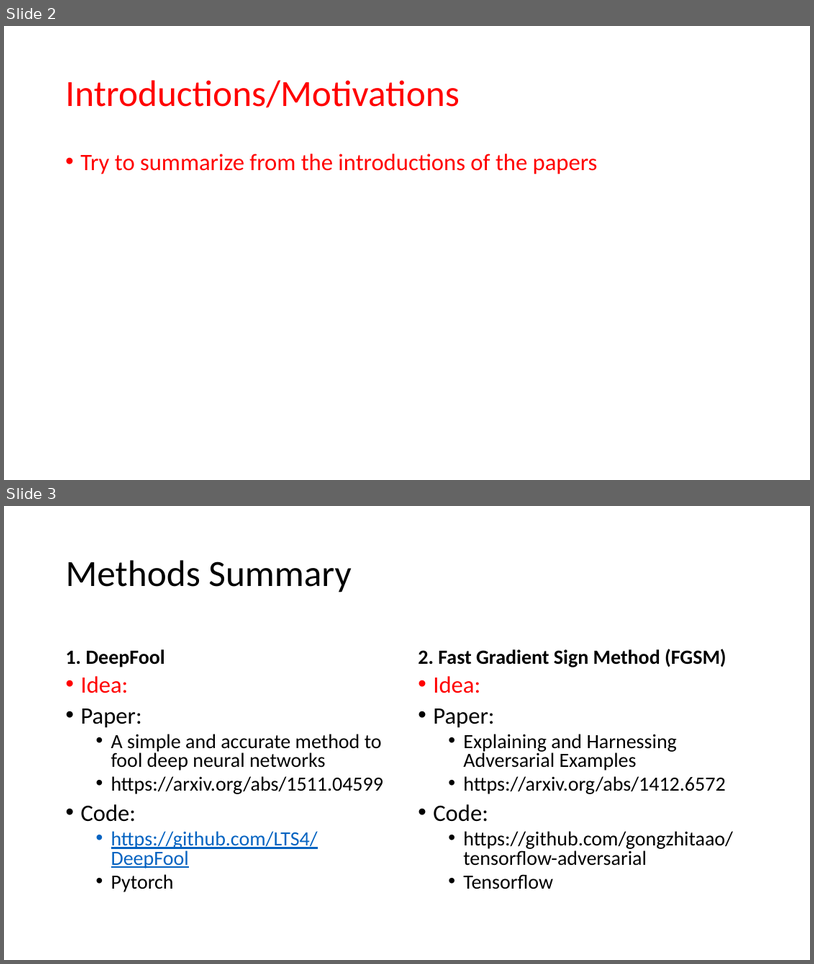
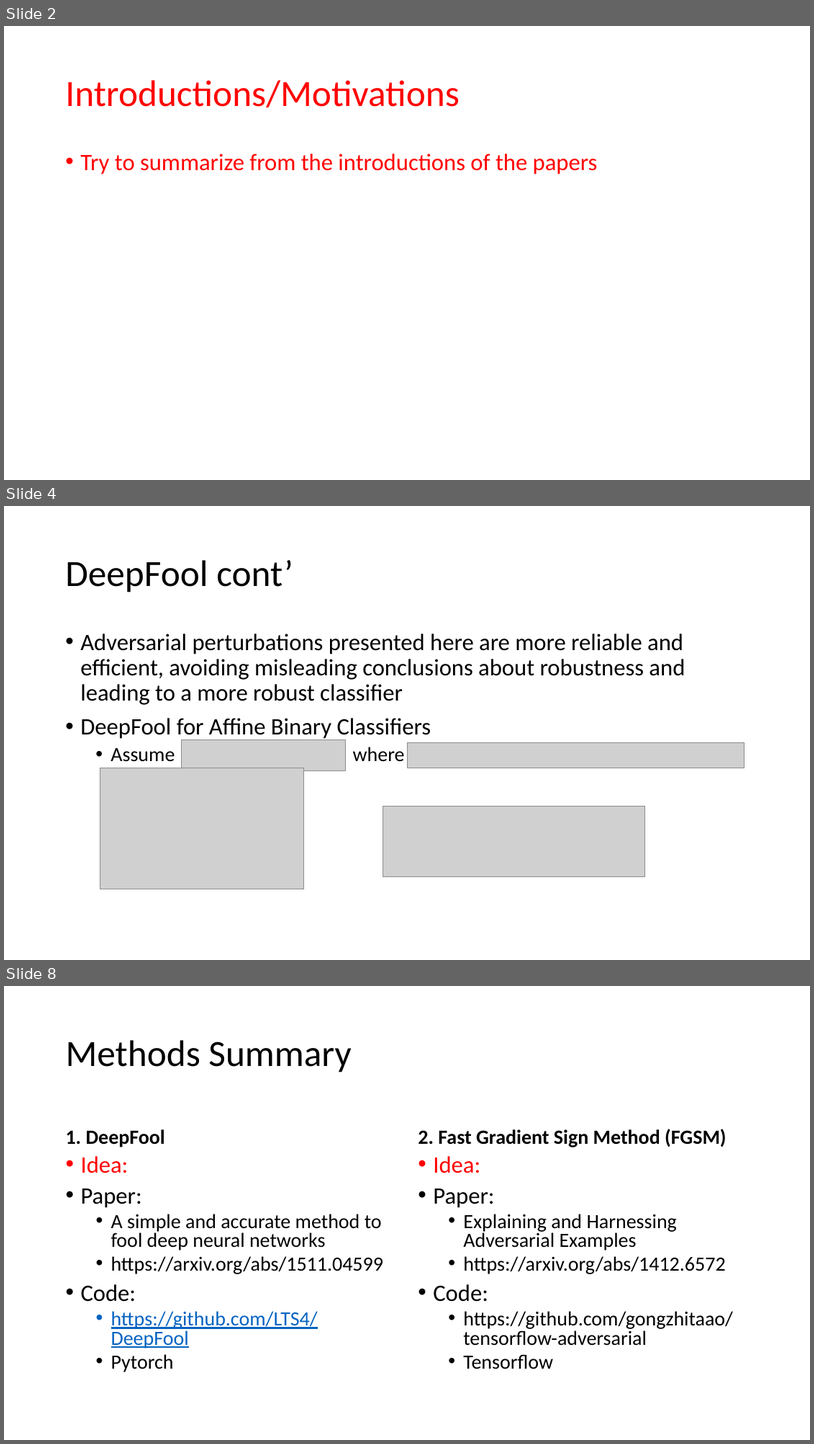
Before and after one commit to karunyas/DeepFool, a slide deck: Docs/Progress slides.pptx. Shown one above the other, each under a label of ours: slides 2 and 3 before the commit, slides 2, 4 and 8 after it; the slides between them are not shown. The pictures are 814x964 and 814x1444 pixels, drawn with LibreOffice and Linux fonts; fonts in the diff are those of the drawing; grey boxes stand for pictures. Boxes give left, top, right and bottom in pixels: in the first picture for what was removed or moved away, otherwise in the second. Text is boxed around its words. In the diff, an @@ line names an element or a change of style, - is before the commit and + after.

```diff
--- a/Docs/Progress slides.pptx
+++ b/Docs/Progress slides.pptx
@@ slide 4 added at [4, 506, 810, 960], background #FFFFFF @@
@@ title added at [65, 560, 293, 592], 44 pt, text #000000 @@
+DeepFool cont’
@@ text added at [80, 633, 685, 762], 28 pt, text #000000 @@
+• Adversarial perturbations presented here are more reliable and efficient, avoiding misleading conclusions about robustness and leading to a more robust classifier
+• DeepFool for Affine Binary Classifiers
+  • Assume where
@@ picture added at [182, 739, 346, 770] @@
@@ picture added at [407, 743, 745, 768] @@
@@ picture added at [100, 768, 304, 889] @@
@@ picture added at [383, 806, 646, 876] @@
@@ what was slide 3 is now slide 8 @@
```
Also in this commit, not shown: 4 other slides added, 1 other file.
